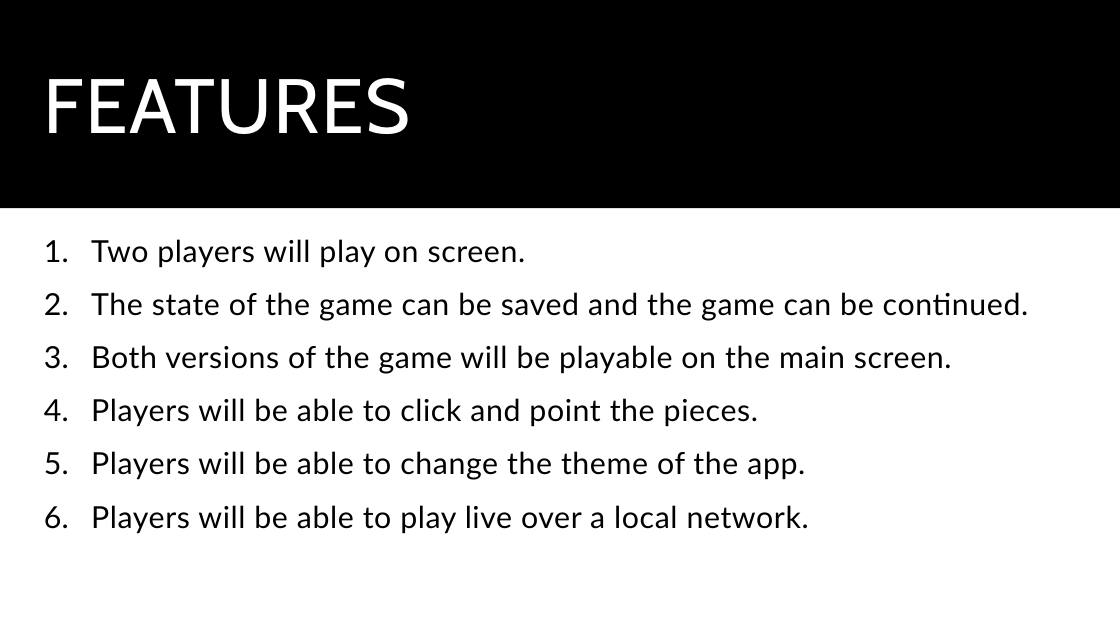
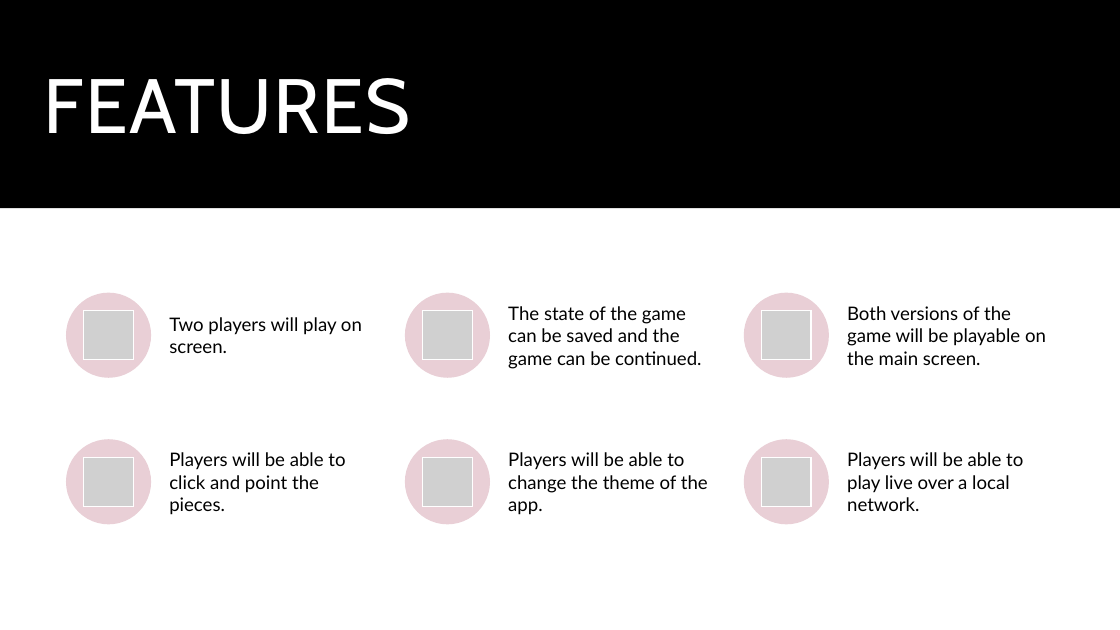
Before and after one commit to vinitop/workshop_team3, a slide deck: slide 4 of doc/checkers_game.pptx. Drawn at 1120x630 pixels with LibreOffice and Linux fonts; fonts in the diff are those of the drawing; grey boxes stand for pictures. Boxes give left, top, right and bottom in pixels: in the first picture for what was removed or moved away, otherwise in the second. Text is boxed around its words. In the diff, an @@ line names an element or a change of style, - is before the commit and + after.

Commit message:
Updated doc

```diff
--- a/doc/checkers_game.pptx
+++ b/doc/checkers_game.pptx
@@ text removed at <box>91,239,1029,533</box> @@
-1. Two players will play on screen.
-2. The state of the game can be saved and the game can be continued.
-3. Both versions of the game will be playable on the main screen.
-4. Players will be able to click and point the pieces.
-5. Players will be able to change the theme of the app.
-6. Players will be able to play live over a local network.
@@ group added at <box>66,292,1046,524</box>: 6 ellipses, 6 pictures, 6 texts @@
+Two players will play on screen.
+The state of the game can be saved and the game can be continued.
+Both versions of the game will be playable on the main screen.
+Players will be able to click and point the pieces.
+Players will be able to change the theme of the app.
+Players will be able to play live over a local network.
```
Also in this commit, not shown: 2 other slides changed.
